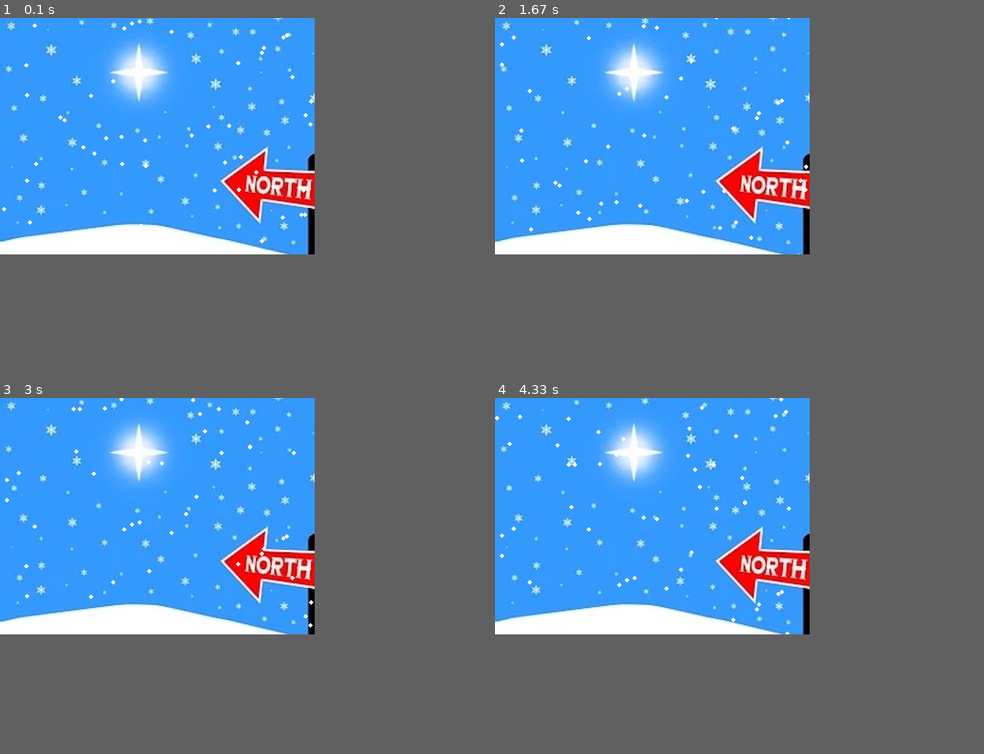
Above: before the commit, frames 1-4 (two rows, left to right).
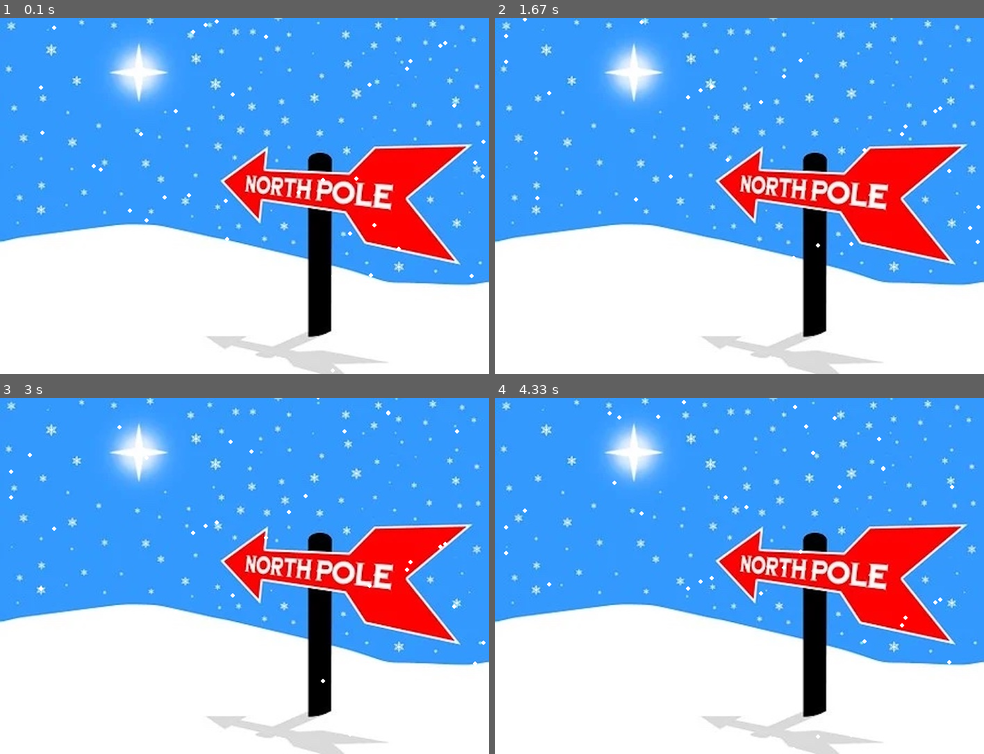
Above: after the commit, the same moments.

Repository: saegl5/myprojects
Game: pygame game, started from Codes/pygame-graphics-sound-snowfall/pygame-animation-snowfall-revisit.py
Same seed, same stepped clock (60 frames per second), same inputs: the game is played once before the commit and once after it.
Inputs:
- Up to frame 1 (0.1 s): no input
- Up to frame 2 (1.67 s): no input
- Up to frame 3 (3 s): no input
- Up to frame 4 (4.33 s): no input
In our replay, the window is 453x340 before the commit and 704x512 after it. These sizes can differ from the game's own. Grey fills any space a smaller window leaves; there, only what the larger window draws over its background counts as a difference.

The runs differ from the first frame. In frame 1, 29% of the frame differs, in the area x 0-100%, y 0-100%; in frame 2, 29%; in frame 3, 29%; in frame 4, 29%.

Commit message:
integrating ideas from unit iii

Diff:
--- a/Codes/pygame-graphics-sound-snowfall/pygame-animation-snowfall-revisit.py
+++ b/Codes/pygame-graphics-sound-snowfall/pygame-animation-snowfall-revisit.py
@@ -2,15 +2,15 @@
 import random # for random numbers
 pygame.init() # initialize the game engine
 
-WHITE = (255, 255, 255) # example
+BLUE = (0, 0, 255) # example
 # (Red, Green, Blue) = (0-255, 0-255, 0-255)
 # 0-255 is amount of color
 # the amount of color is additive
 # can also choose your own color
 # parentheses of numbers (e.g., (211, 211, 211)) is called a tuple
-BLACK = (0, 0, 0) # example
+WHITE = (255, 255, 255) # example
 
-size = (453, 340) # (width, height) in pixels, match size of background image (could also do opposite)
+size = (704, 512) # (width, height) in pixels, made size of background image match (could also do opposite)
 screen = pygame.display.set_mode(size) # set screen size
 done = False # define "done"
 clock = pygame.time.Clock() # define "clock"
@@ -25,16 +25,17 @@
     x = random.randrange(0, size[0]+1) # random number between 0 and, including, size[0]
     y = random.randrange(0, size[1]+1) # random number between 0 and, including, size[1]
     snowflakes.append((x, y)) # create a list of random points
-    snowflakes[i] = list(snowflakes[i]) # convert each point to a list (lists within a list)
+    snowflakes[i] = list(snowflakes[i]) # convert each point to a list (lists within a list), "list" is a class
 
 while not done: # meaning WHILE True, loop keeps window open
     for event in pygame.event.get(): # check for user input when open window
         if event.type == pygame.QUIT: # user clicked close button
             done = True # change "done" to exit WHILE loop on next loop, loop will not run WHILE False
-    screen.fill(BLACK) # clear the screen, formality now
+    screen.fill(BLUE) # clear the screen
     screen.blit(background_image, (0, 0)) # copy the background onto the screen starting at (0, 0)
     # --- Drawing code
     for i in range(0, len(snowflakes)): # FOR each index in the list
+        # pygame.draw.circle(screen, WHITE, snowflakes[i], radius=r, width=1)
         pygame.draw.circle(screen, WHITE, snowflakes[i], radius=r, width=0)
         snowflakes[i][1] += 1 # increase y by 1 pixel for each point
         if snowflakes[i][1] > size[1]+r: # IF snow flake has left the canvas
